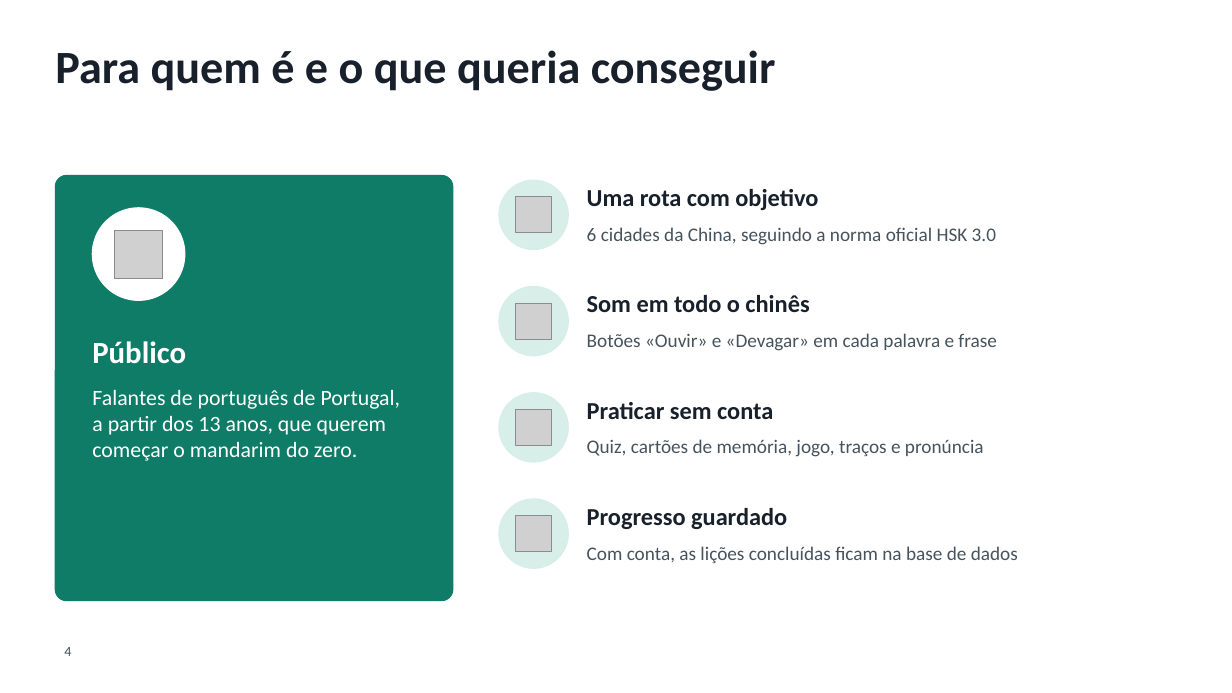
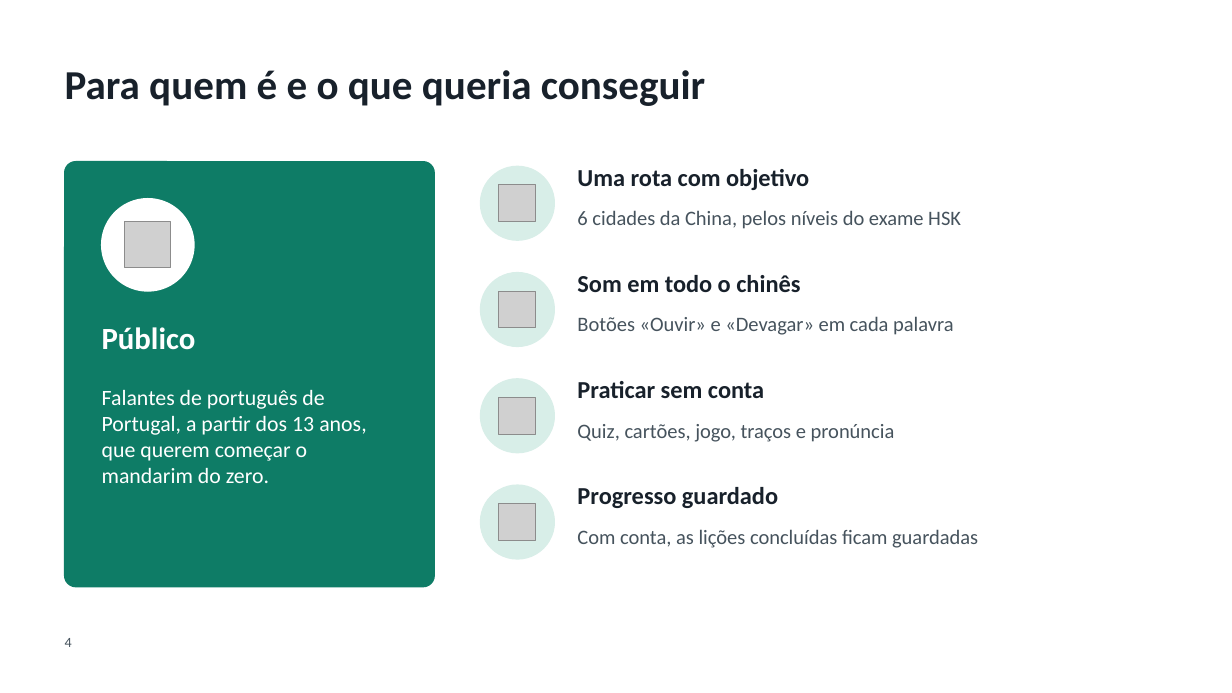
Before and after one commit to SCCPScar/MandarinCourse, a slide deck: slide 4 of docs/entregas/Apresentação - Chá.pptx. Drawn at 1232x693 pixels with LibreOffice and Linux fonts; fonts in the diff are those of the drawing; grey boxes stand for pictures; background and template pictures are left out. Boxes give left, top, right and bottom in pixels: in the first picture for what was removed or moved away, otherwise in the second. Text is boxed around its words. In the diff, an @@ line names an element or a change of style, - is before the commit and + after.

```diff
--- a/docs/entregas/Apresentação - Chá.pptx
+++ b/docs/entregas/Apresentação - Chá.pptx
@@ title "Para quem é e o ...": place and size @@
-title "Para quem é e o ..." at (55,50,776,91)
+title "Para quem é e o ..." at (65,70,705,106)
@@ title "Para quem é e o ..." at (65,70,705,106): size 36 to 32 pt; vertical alignment top to middle @@
@@ rounded rectangle: place and size @@
-rounded rectangle at (55,176,453,601)
+rounded rectangle at (65,162,434,587)
@@ rounded rectangle at (65,162,434,587): proportions changed @@
@@ ellipse: place and size @@
-ellipse at (499,180,568,250)
+ellipse at (481,166,555,240)
@@ text "Uma rota com objetivo": place and size @@
-text "Uma rota com objetivo" at (587,189,818,210)
+text "Uma rota com objetivo" at (577,169,809,190)
@@ ellipse: place and size @@
-ellipse at (92,208,185,300)
+ellipse at (102,199,194,291)
@@ vertical alignment middle to top in 9 elements at (102,327,196,350), (577,169,809,190), (577,487,778,508), (577,275,800,292), (577,381,764,398), (577,316,954,335), (577,424,895,442), (577,529,978,548), (577,210,961,229) @@
@@ picture: place and size @@
-picture at (115,230,163,278)
+picture at (125,222,171,268)
@@ text at (577,210,961,229): text changed; size 15 to 16 pt @@
-6 cidades da China, seguindo a norma oficial HSK 3.0
+6 cidades da China, pelos níveis do exame HSK
@@ text "Som em todo o chinês": place and size @@
-text "Som em todo o chinês" at (587,295,809,312)
+text "Som em todo o chinês" at (577,275,800,292)
@@ ellipse: place and size @@
-ellipse at (499,287,568,356)
+ellipse at (481,273,555,347)
@@ text "Público": place and size @@
-text "Público" at (92,341,186,364)
+text "Público" at (102,327,196,350)
@@ text at (577,316,954,335): text changed; size 15 to 16 pt @@
-Botões «Ouvir» e «Devagar» em cada palavra e frase
+Botões «Ouvir» e «Devagar» em cada palavra
@@ text "Falantes de português de Portugal, ..." rewrapped from (92,390,401,461) to (102,390,366,483) @@
@@ ellipse: place and size @@
-ellipse at (499,393,568,462)
+ellipse at (481,379,555,453)
@@ text "Praticar sem conta": place and size @@
-text "Praticar sem conta" at (587,402,773,419)
+text "Praticar sem conta" at (577,381,764,398)
@@ text at (577,424,895,442): text changed; size 15 to 16 pt @@
-Quiz, cartões de memória, jogo, traços e pronúncia
+Quiz, cartões, jogo, traços e pronúncia
@@ ellipse: place and size @@
-ellipse at (499,499,568,568)
+ellipse at (481,485,555,559)
@@ 4 pictures: place and size @@
-4 pictures at (516,197,552,552)
+4 pictures at (499,185,536,541)
@@ text "Progresso guardado": place and size @@
-text "Progresso guardado" at (587,508,787,529)
+text "Progresso guardado" at (577,487,778,508)
@@ text at (577,529,978,548): text changed; size 15 to 16 pt @@
-Com conta, as lições concluídas ficam na base de dados
+Com conta, as lições concluídas ficam guardadas
@@ page number: place and size @@
-page number at (64,647,71,656)
+page number at (65,638,72,647)
```
Also in this commit, not shown: 22 other slides changed, 6 other files.
